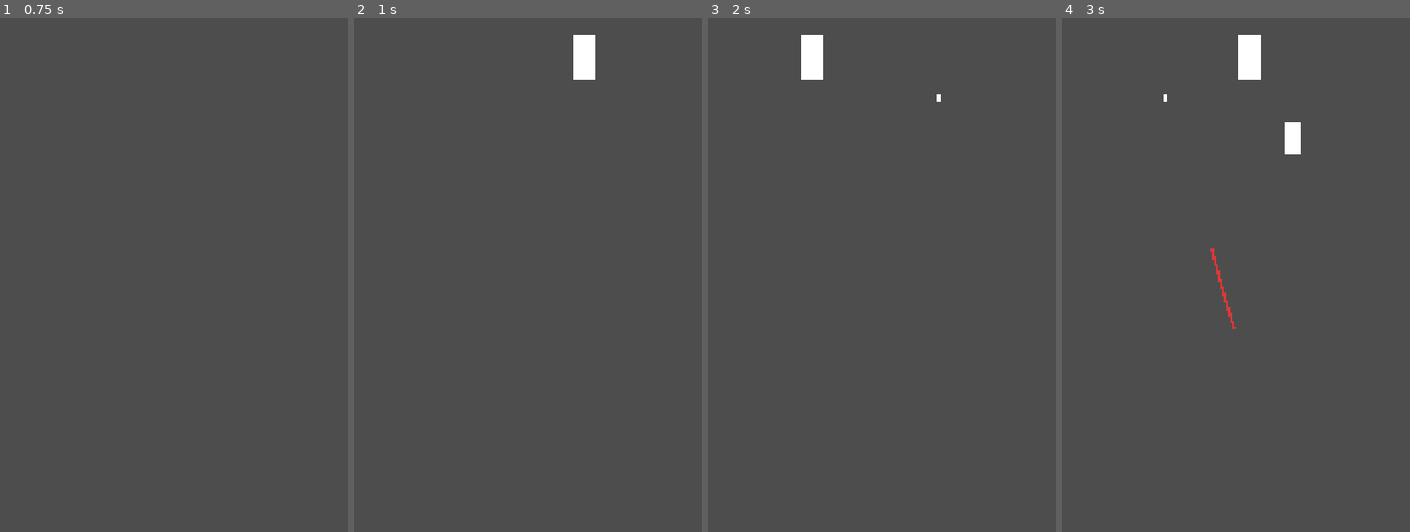
Above: before the commit, frames 1-4 (left to right).
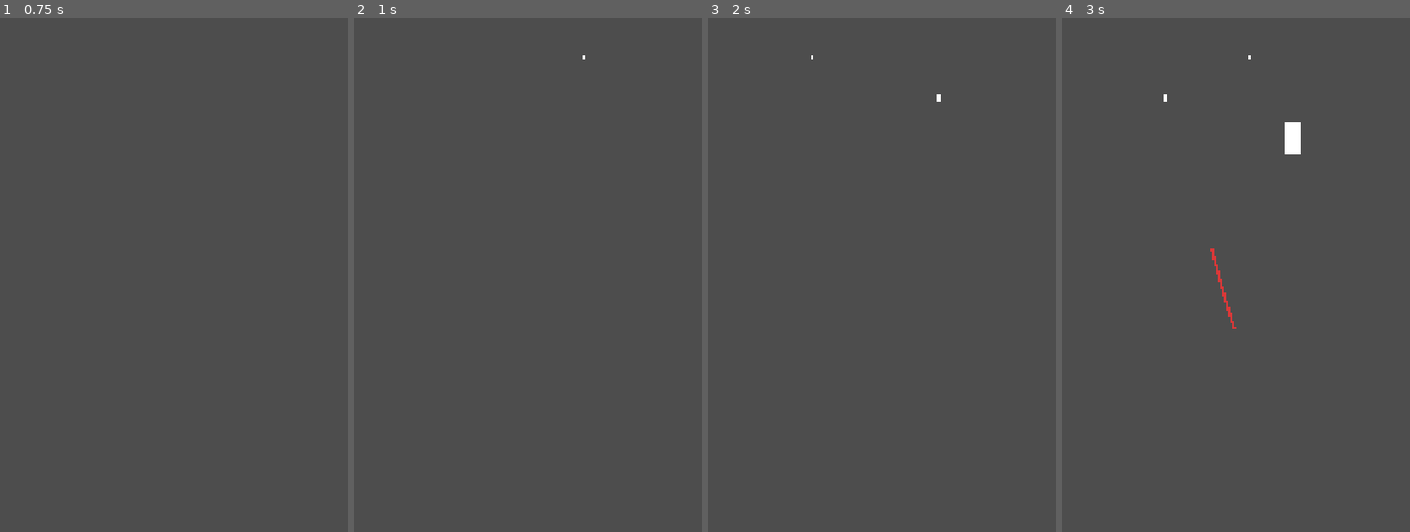
Above: after the commit, the same moments.

Repository: Tom-the-Human/Berserkir-Slice-n-Defend
Game: Godot game, scene res://Core/main.tscn
The game is run twice, just before and just after one commit, with the same random seed, the same clock (stepped at 60 frames per second) and the same inputs.
Inputs (mouse positions are in pixels of both pictures, inside the frame that each line leads up to):
- Up to frame 1 (0.75 s): tap Enter at 0.5 s; move the mouse to (274, 161) at 0.52 s; click (274, 161) at 0.67 s
- Up to frame 2 (1 s): no input
- Up to frame 3 (2 s): drag from (822, 228) to (937, 69) at 1.27 s
- Up to frame 4 (3 s): move the mouse to (1291, 43) at 2.02 s; click (1291, 43) at 2.17 s; drag from (1232, 326) to (1166, 89) at 2.77 s

Frame 1 is identical in both runs. In frame 2, 0.5% of the frame differs, in the area x 63-70%, y 3-13%; in frame 3, 0.5%; in frame 4, 0.6%, in the area x 50-58%, y 3-13%.

Commit message:
enemy scaling fixes and player health implementation

Diff:
--- a/Core/main.gd
+++ b/Core/main.gd
@@ -1,6 +1,8 @@
 extends Node2D
 
 @export var enemy_scene: PackedScene
+
+var player_health := 100
 
 # Called when the node enters the scene tree for the first time.
 func _ready() -> void:
@@ -14,6 +16,7 @@
 
 func _on_enemy_spawn_timer_timeout() -> void:
 	if enemy_scene == null:
+		# debug
 		print("Error: Enemy scene is not assigned in the Inspector!")
 		return
 
@@ -22,3 +25,17 @@
 
 	# send SwipeTrail coords to enemy
 	$SwipeTrail.swipe_completed.connect(new_enemy.apply_cut)
+
+	# connect enemy attack signal
+	new_enemy.attacked_player.connect(_on_player_damaged)
+
+func _on_player_damaged(damage: int) -> void:
+	player_health -= damage
+	# debug/placeholder
+	print("Hit! Player health now ", player_health)
+
+	if player_health <= 0:
+		# placeholder
+		print("Berserker has fallen!\nGAME OVER")
+		# implement proper game over later, just end spawning for now
+		$EnemySpawnTimer.stop()
--- a/Enemy-sys/enemy.gd
+++ b/Enemy-sys/enemy.gd
@@ -30,6 +30,7 @@
 	end_pos = Vector2(center_x + (spawn_offset * spread_multiplier), 1152.0)
 
 	position = start_pos
+	scale = Vector2(0.1, 0.1)
 
 # Called every frame. 'delta' is the elapsed time since the previous frame.
 func _process(delta: float) -> void:
@@ -63,13 +64,17 @@
 		queue_free()
 
 func create_falling_rigidbody(points: PackedVector2Array) -> void:
+	var scaled_points := PackedVector2Array()
+	for pt in points:
+		scaled_points.append(pt * self.scale)
+
 	var rb := RigidBody2D.new()
 	var poly := Polygon2D.new()
 	var col := CollisionPolygon2D.new()
 
-	poly.polygon = points
+	poly.polygon = scaled_points
 	poly.color = Color.DARK_RED
-	col.polygon = points
+	col.polygon = scaled_points
 
 	rb.add_child(poly)
 	rb.add_child(col)
